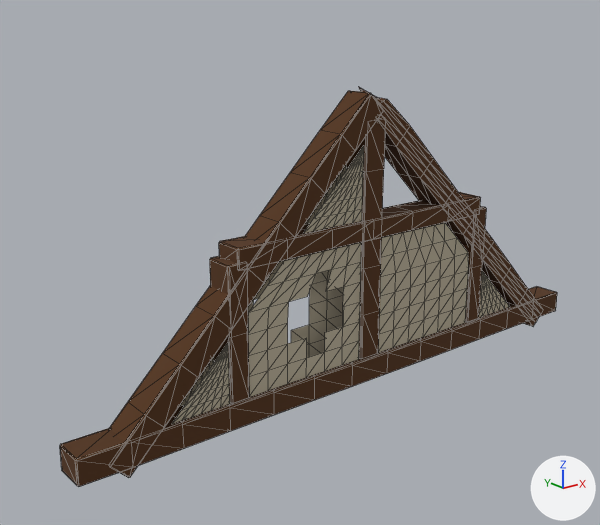
An edit to the glTF model godot/assets/props/modelle/giebel_kaputt.glb, drawn before and after from the same camera.
One viewpoint serves both versions: a 50 mm camera at (-3.41, -3.63, 2.32) aimed at (-0.36, 0.18, 0.8). The axes (+X, +Y, +Z) are drawn at lower right. The lights are the same throughout. The first picture is the older version. Mesh edges are drawn as thin lines. Vertices at exactly the same position are counted once.

In view in the first picture: 'giebel_kaputt'.
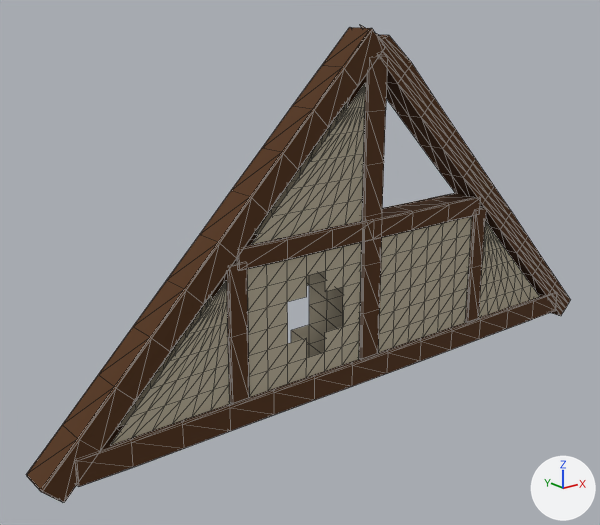
Where the change shows, as pixel boxes [x1, y1, x2, y2] in the pictures (600 x 525 px; the box of a moved part takes in the faces that stretch with it):
'giebel_kaputt', reshaped (9% wider, 19% taller): before [60, 87, 557, 487]; after [26, 25, 570, 502]
part 1 of me_giebel_kaputt, rebuilt (14% wider, 21% taller): before [359, 87, 543, 327]; after [360, 25, 570, 316]
part 2 of me_giebel_kaputt, rebuilt (31% wider, 23% taller): before [110, 91, 383, 478]; after [26, 27, 385, 502]
part 3 of me_giebel_kaputt, moved or reshaped: before [172, 121, 510, 424]; after [111, 57, 540, 445]

What the commit changed:
me_giebel_kaputt is used by ob_giebel_kaputt; location (0.0, 0.0, 0.0).
me_giebel_kaputt had 984 vertices, 1656 faces and spanned x -2.0..2.0, y -0.1..0.1, z -0.06..1.84.
me_giebel_kaputt now has 1032 vertices, 1752 faces and spans x -2.18..2.18, y -0.1..0.1, z -0.06..2.2.
me_giebel_kaputt part 1: the loose piece of 114 vertices spanning x -0.02..1.82, y -0.1..0.1, z -0.06..1.84 is rebuilt with 138 vertices and now spans x -0.02..2.18, y -0.1..0.1, z -0.06..2.2.
me_giebel_kaputt part 2: the loose piece of 80 vertices spanning x -1.82..0.05, y -0.1..0.1, z -0.05..1.82 is rebuilt with 96 vertices and now spans x -2.18..0.05, y -0.1..0.1, z -0.05..2.18.
me_giebel_kaputt part 3: 79 vertices moved from x -1.38..1.38, y -0.1..0.1, z 0.16..1.67 to x -1.55..1.55, y -0.09..0.1, z 0.16..2.02; 297 vertices removed from x -1.44..1.44, y -0.09..0.1, z 0.16..1.67; 305 vertices added at x -1.8..1.8, y -0.09..0.1, z 0.16..2.03.
